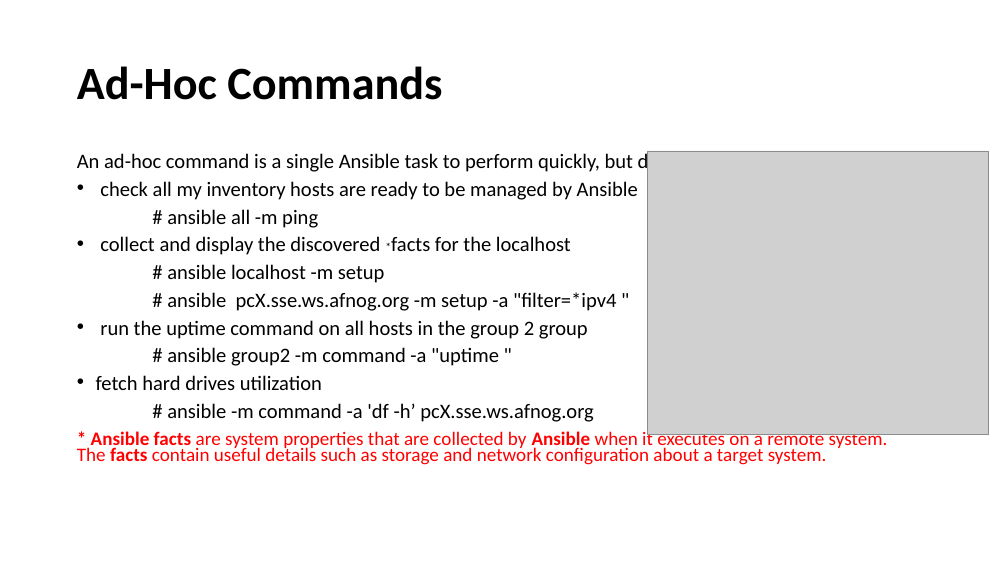
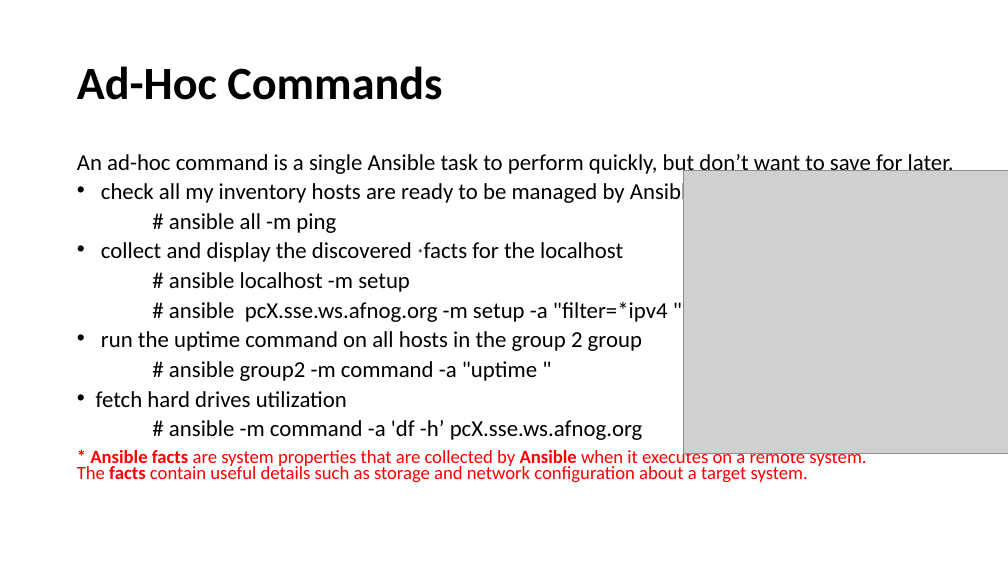
Before and after one commit to afnog/sse, a slide deck: slide 17 of ansible/Ansible_Presentation2019.pptx. Drawn at 1008x567 pixels with LibreOffice and Linux fonts; fonts in the diff are those of the drawing; grey boxes stand for pictures. Boxes give left, top, right and bottom in pixels: in the first picture for what was removed or moved away, otherwise in the second. Text is boxed around its words. In the diff, an @@ line names an element or a change of style, - is before the commit and + after.

```diff
--- a/ansible/Ansible_Presentation2019.pptx
+++ b/ansible/Ansible_Presentation2019.pptx
@@ text "An ad-hoc command is a ..." at <box>77,154,954,483</box>: size 19.6 to 21.7 pt in "An ad-hoc command is a single Ansible ...", "check all my inventory hosts are ready ...", "# ansible all -m ping", "collect and display the discovered *facts for ..." and 6 more places; size 11.2 to 12.4 pt in "*facts"; size 18.2 to 17.8 pt in "* Ansible facts are system properties that ..." @@
@@ picture: place and size @@
-picture at <box>647,151,988,435</box>
+picture at <box>684,170,1008,454</box>
```
Also in this commit, not shown: 3 other slides changed, 1 other file.
